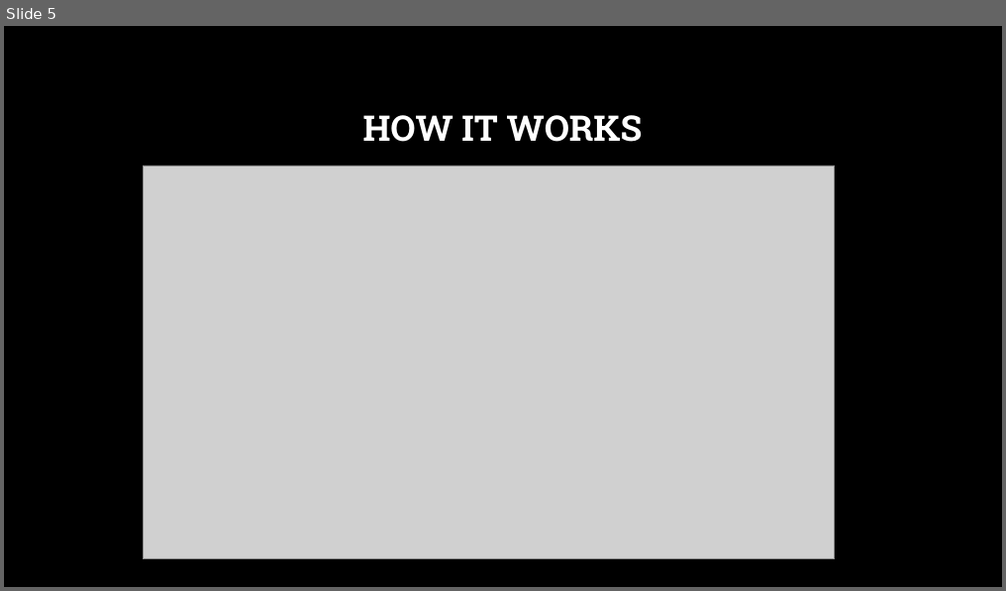
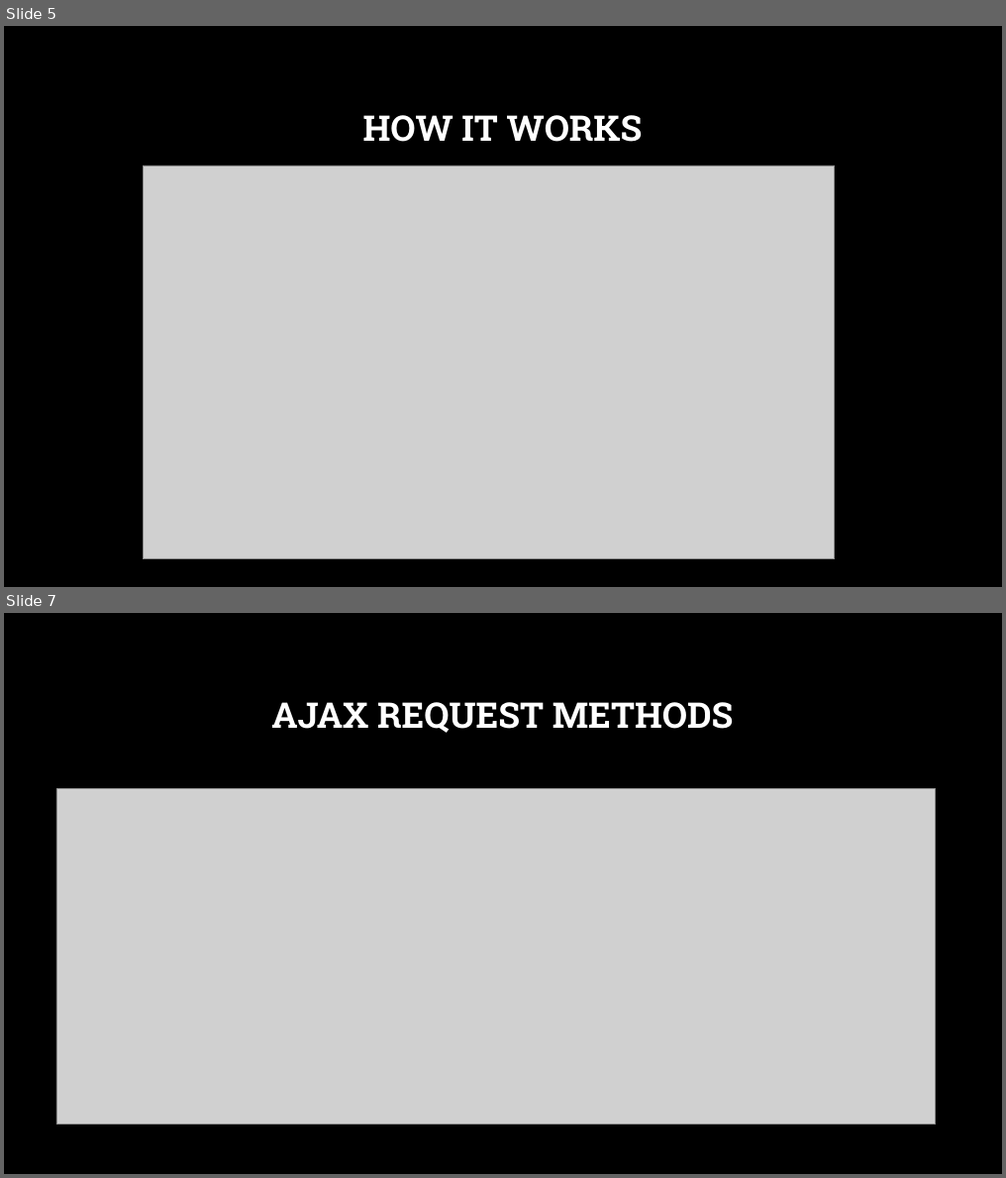
Before and after one commit to Shubhamdutta2000/Web-Training, a slide deck: 08. Ajax/Ajax.pptx. Shown one above the other, each under a label of ours: slide 5 before the commit, slides 5 and 7 after it; the slides between them are not shown. The pictures are 1006x591 and 1006x1178 pixels, drawn with LibreOffice and Linux fonts; fonts in the diff are those of the drawing; grey boxes stand for pictures; background and template pictures are left out. Boxes give left, top, right and bottom in pixels: in the first picture for what was removed or moved away, otherwise in the second. Text is boxed around its words. In the diff, an @@ line names an element or a change of style, - is before the commit and + after.

Commit message:
added ajax materials

```diff
--- a/08. Ajax/Ajax.pptx
+++ b/08. Ajax/Ajax.pptx
@@ slide 7 added at (x1=4, y1=613, x2=1002, y2=1174), background picture (left out) @@
@@ title added at (x1=271, y1=702, x2=734, y2=733), 34 pt, text #FFFFFF, bold @@
+AJAX REQUEST METHODS
@@ picture added at (x1=56, y1=789, x2=936, y2=1124) @@
```
Also in this commit, not shown: 3 other slides added, 1 slide removed, 7 other files.
